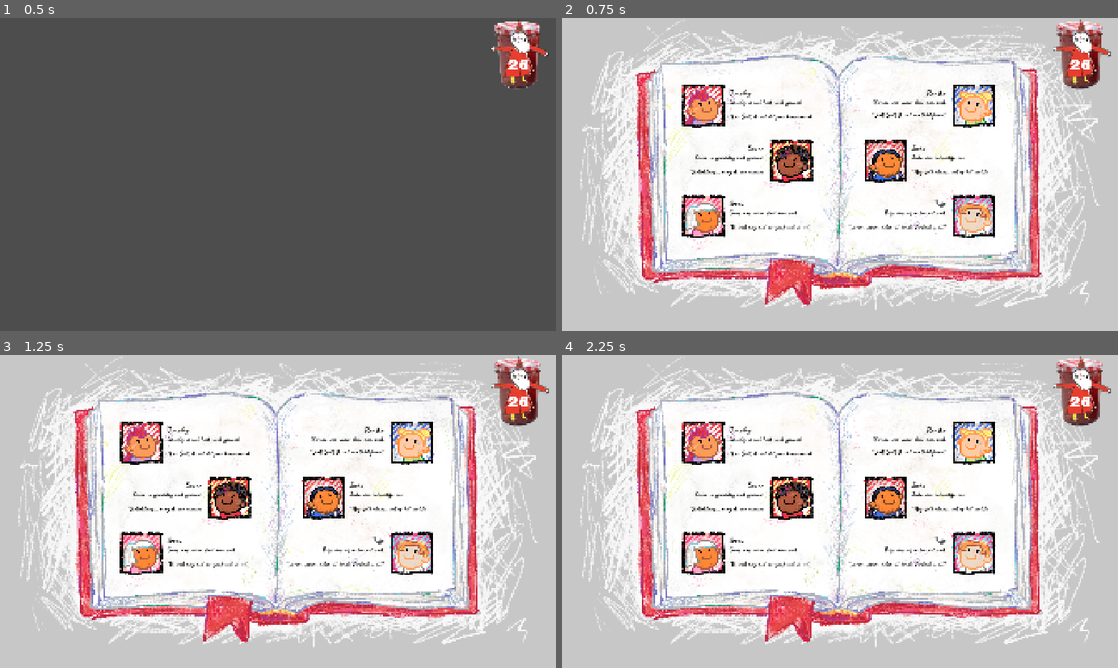
Above: before the commit, frames 1-4 (two rows, left to right).
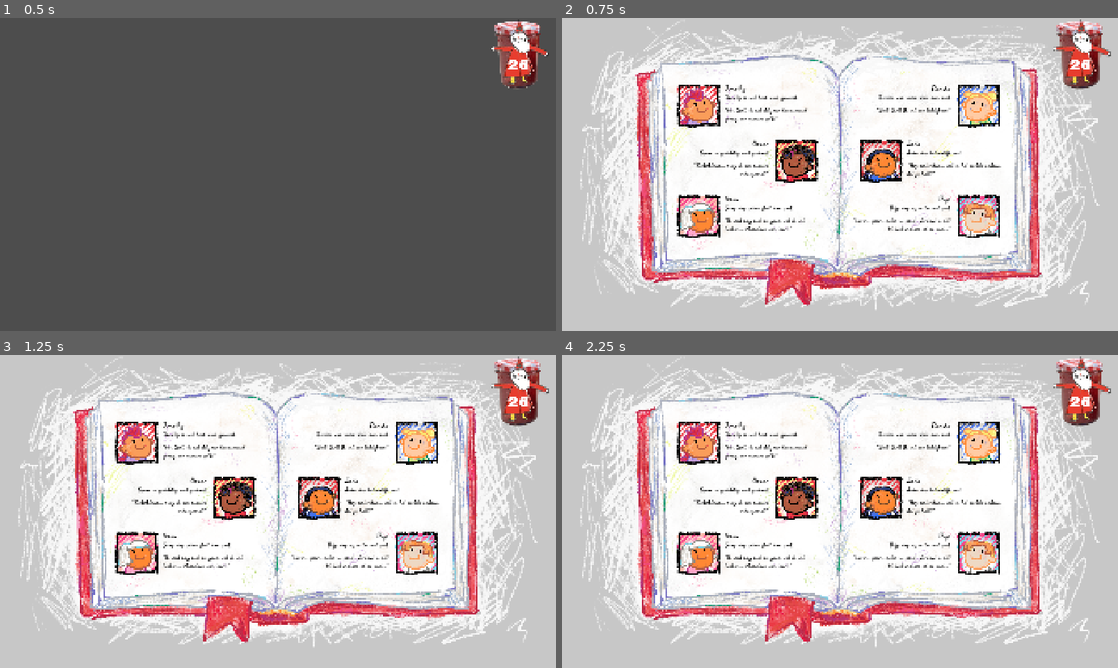
Above: after the commit, the same moments.

Repository: shikariix/sintjam2026
Game: Godot game, scene res://assets/scenes/game.tscn
Same seed, same stepped clock (60 frames per second), same inputs: the game is played once before the commit and once after it.
Inputs (mouse positions are in pixels of both pictures, inside the frame that each line leads up to):
- Up to frame 1 (0.5 s): no input
- Up to frame 2 (0.75 s): click (1079, 55) at 0.5 s
- Up to frame 3 (1.25 s): no input
- Up to frame 4 (2.25 s): click (1079, 392) at 1.25 s; click (1079, 392) at 2 s

Frame 1 is identical in both runs. In frame 2, 8.0% of the frame differs, in the area x 20-79%, y 21-71%; in frame 3, 8.1%; in frame 4, 8.1%.

Commit message:
Add boek knop visuals and gift bar visuals 📕📖

Diff:
--- a/assets/art/themes/theme_main.tres
+++ b/assets/art/themes/theme_main.tres
@@ -2,6 +2,7 @@
 
 [ext_resource type="FontFile" uid="uid://bom0sent7w4j" path="res://assets/art/fonts/Chalkiez-Regular.otf" id="1_e5l3s"]
 [ext_resource type="Texture2D" uid="uid://co23gg06c1060" path="res://assets/art/textures/s03_dorp/T_UI_Dorp_Bubble_full_scaled.png" id="1_w8sl6"]
+[ext_resource type="Texture2D" uid="uid://biafjbr82iv30" path="res://assets/art/textures/s03_dorp/T_UI_PakjesBalk_scaled.png" id="2_rittm"]
 
 [sub_resource type="StyleBoxTexture" id="StyleBoxTexture_u8b64"]
 texture = ExtResource("1_w8sl6")
@@ -11,7 +12,17 @@
 texture_margin_bottom = 22.0
 draw_center = false
 
+[sub_resource type="StyleBoxTexture" id="StyleBoxTexture_wc8mc"]
+texture = ExtResource("2_rittm")
+texture_margin_left = 30.0
+texture_margin_top = 30.0
+texture_margin_right = 50.0
+texture_margin_bottom = 30.0
+
 [resource]
 default_font = ExtResource("1_e5l3s")
 default_font_size = 32
-PanelContainer/styles/panel = SubResource("StyleBoxTexture_u8b64")
+PanelContainer_SmallSquare/base_type = &"PanelContainer"
+PanelContainer_SmallSquare/styles/panel = SubResource("StyleBoxTexture_u8b64")
+PanelContainer_Wide/base_type = &"PanelContainer"
+PanelContainer_Wide/styles/panel = SubResource("StyleBoxTexture_wc8mc")
--- a/assets/scenes/joscenes/joscene_main.tscn
+++ b/assets/scenes/joscenes/joscene_main.tscn
@@ -4,7 +4,9 @@
 [ext_resource type="PackedScene" uid="uid://dltnym1xr6reo" path="res://assets/scenes/ui/ui_boek.tscn" id="2_ax352"]
 [ext_resource type="PackedScene" uid="uid://d2kolqb0wws4w" path="res://assets/scenes/visuals/visuals_scene_03.tscn" id="2_oribv"]
 [ext_resource type="PackedScene" uid="uid://b21c8c4botns7" path="res://assets/scenes/ui/ui_dorp_droptarget.tscn" id="4_xof8p"]
+[ext_resource type="PackedScene" uid="uid://cwsavokrvlhb3" path="res://assets/scenes/ui/ui_giftbar.tscn" id="5_gaav8"]
 [ext_resource type="Texture2D" uid="uid://bdetdvgyth3mm" path="res://SP_Icon_Temporary.png" id="5_u8b64"]
+[ext_resource type="PackedScene" uid="uid://cr23nrfjehok7" path="res://assets/scenes/ui/ui_boek_openclosebutton.tscn" id="7_gaav8"]
 
 [sub_resource type="StyleBoxFlat" id="StyleBoxFlat_xbecr"]
 bg_color = Color(1, 1, 1, 1)
@@ -58,7 +60,11 @@
 [node name="TextureRect_DroppedObject" parent="CanvasLayer/dorp ui test/ui_dorp_droptarget3/PanelContainer/HBoxContainer" parent_id_path=PackedInt32Array(270205506, 1223498436) index="1" unique_id=126989093]
 texture = ExtResource("5_u8b64")
 
+[node name="GiftBar" parent="CanvasLayer" unique_id=926712671 instance=ExtResource("5_gaav8")]
+
 [node name="ui_boek" parent="CanvasLayer" unique_id=1467709420 instance=ExtResource("2_ax352")]
 visible = false
 
+[node name="BookButton" parent="CanvasLayer" unique_id=993157952 instance=ExtResource("7_gaav8")]
+
 [editable path="CanvasLayer/dorp ui test/ui_dorp_droptarget3"]
--- a/assets/scenes/ui/ui_boek.tscn
+++ b/assets/scenes/ui/ui_boek.tscn
@@ -6,7 +6,7 @@
 [ext_resource type="Texture2D" uid="uid://dt1ls7qy2pt5o" path="res://assets/art/textures/ui_boek/T_UI_Boek_BG_2_shadow.png" id="4_5wr60"]
 [ext_resource type="Texture2D" uid="uid://5umw8blcbdvo" path="res://assets/art/textures/ui_boek/T_UI_Boek_BG_3_line.png" id="5_qad2u"]
 [ext_resource type="Texture2D" uid="uid://dkyki8rd4g4d0" path="res://assets/art/textures/ui_boek/T_UI_Boek_BG_4_lineextra.png" id="6_pjpjv"]
-[ext_resource type="PackedScene" uid="uid://d3l0lm3mqpc32" path="res://assets/scenes/ui/ui_book_kidcontainer.tscn" id="7_w8sas"]
+[ext_resource type="PackedScene" uid="uid://d3l0lm3mqpc32" path="res://assets/scenes/ui/ui_boek_kidcontainer.tscn" id="7_w8sas"]
 [ext_resource type="Resource" uid="uid://dmjs01ttai4nv" path="res://assets/resources/kids/r_kid_oscar.tres" id="8_cx615"]
 [ext_resource type="Resource" uid="uid://jt6vw10bn752" path="res://assets/resources/kids/r_kid_suus.tres" id="9_gqaff"]
 [ext_resource type="Resource" uid="uid://cxfg8860wbk0o" path="res://assets/resources/kids/r_kid_renske.tres" id="10_17a3a"]
--- a/assets/scenes/ui/ui_book_kidcontainer.tscn
+++ b/assets/scenes/ui/ui_boek_kidcontainer.tscn
@@ -12,7 +12,7 @@
 [ext_resource type="Texture2D" uid="uid://dflnk2m5y35c1" path="res://assets/art/textures/ui_boek/T_UI_Boek_Portrait_Outline.png" id="5_hw3jf"]
 [ext_resource type="PackedScene" uid="uid://bwrdi1bucgpdf" path="res://assets/scenes/visuals/visuals_kid.tscn" id="5_yibe6"]
 
-[node name="KidContainer" type="PanelContainer" unique_id=698149976 node_paths=PackedStringArray("text_container", "kid_name", "kid_sweetness", "kid_request", "kid_image_left", "kid_image_right", "kid_base_visuals", "kid_hair_visuals")]
+[node name="Boek_KidContainer" type="PanelContainer" unique_id=698149976 node_paths=PackedStringArray("text_container", "kid_name", "kid_sweetness", "kid_request", "kid_image_left", "kid_image_right", "kid_base_visuals", "kid_hair_visuals")]
 self_modulate = Color(1, 1, 1, 0)
 custom_minimum_size = Vector2(700, 250)
 custom_maximum_size = Vector2(700, 250)
--- /dev/null
+++ b/assets/scenes/ui/ui_boek_openclosebutton.tscn
@@ -0,0 +1,46 @@
+[gd_scene format=3 uid="uid://cr23nrfjehok7"]
+
+[ext_resource type="Texture2D" uid="uid://bhme8ba1rv3u3" path="res://assets/art/textures/ui_boekknop/T_UI_BoekKnop_BG.png" id="1_wipsx"]
+[ext_resource type="Texture2D" uid="uid://dw17beeor1ntd" path="res://assets/art/textures/ui_boekknop/T_UI_BoekKnop_Boek.png" id="2_kknar"]
+[ext_resource type="Texture2D" uid="uid://cjklymso3rnj4" path="res://assets/art/textures/ui_boekknop/T_UI_BoekKnop_Kruisje.png" id="3_dt287"]
+
+[node name="boek_openclosebutton" type="Control" unique_id=993157952]
+custom_minimum_size = Vector2(367, 367)
+custom_maximum_size = Vector2(367, 367)
+layout_mode = 3
+anchors_preset = 1
+anchor_left = 1.0
+anchor_right = 1.0
+offset_left = -289.0
+offset_top = 14.0
+offset_right = 78.0
+offset_bottom = 381.0
+grow_horizontal = 0
+scale = Vector2(0.75, 0.75)
+
+[node name="BG" type="TextureRect" parent="." unique_id=719574534]
+layout_mode = 0
+offset_right = 40.0
+offset_bottom = 40.0
+texture = ExtResource("1_wipsx")
+
+[node name="Boek" type="TextureButton" parent="." unique_id=2023519329]
+layout_mode = 0
+offset_right = 40.0
+offset_bottom = 40.0
+texture_normal = ExtResource("2_kknar")
+texture_pressed = ExtResource("2_kknar")
+texture_hover = ExtResource("2_kknar")
+texture_disabled = ExtResource("2_kknar")
+texture_focused = ExtResource("2_kknar")
+
+[node name="Kruisje" type="TextureButton" parent="." unique_id=1376618358]
+visible = false
+layout_mode = 0
+offset_right = 40.0
+offset_bottom = 40.0
+texture_normal = ExtResource("3_dt287")
+texture_pressed = ExtResource("3_dt287")
+texture_hover = ExtResource("3_dt287")
+texture_disabled = ExtResource("3_dt287")
+texture_focused = ExtResource("3_dt287")
--- a/assets/scenes/ui/ui_dorp_droptarget.tscn
+++ b/assets/scenes/ui/ui_dorp_droptarget.tscn
@@ -30,6 +30,7 @@
 offset_bottom = -26.0
 grow_horizontal = 2
 grow_vertical = 2
+theme_type_variation = &"PanelContainer_SmallSquare"
 
 [node name="HBoxContainer" type="HBoxContainer" parent="PanelContainer" unique_id=1223498436]
 layout_mode = 2
--- /dev/null
+++ b/assets/scenes/ui/ui_giftbar.tscn
@@ -0,0 +1,22 @@
+[gd_scene format=3 uid="uid://cwsavokrvlhb3"]
+
+[node name="GiftBar" type="PanelContainer" unique_id=926712671]
+anchors_preset = 1
+anchor_left = 1.0
+anchor_right = 1.0
+offset_left = -284.0
+offset_top = 40.0
+offset_right = -204.0
+offset_bottom = 250.0
+grow_horizontal = 0
+pivot_offset_ratio = Vector2(1, 0.5)
+size_flags_horizontal = 8
+theme_type_variation = &"PanelContainer_Wide"
+
+[node name="HBoxContainer" type="HBoxContainer" parent="." unique_id=1727688235]
+custom_minimum_size = Vector2(0, 150)
+custom_maximum_size = Vector2(-1, 150)
+layout_mode = 2
+size_flags_horizontal = 8
+size_flags_vertical = 4
+alignment = 2
Binary file added: assets/art/textures/s03_dorp/T_UI_PakjesBalk.png
Not shown, added: assets/art/textures/s03_dorp/T_UI_PakjesBalk.png.import
Binary file added: assets/art/textures/s03_dorp/T_UI_PakjesBalk_scaled.png
Not shown, added: assets/art/textures/s03_dorp/T_UI_PakjesBalk_scaled.png.import
Binary file added: assets/art/textures/ui_boekknop/T_UI_BoekKnop_BG.png
Not shown, added: assets/art/textures/ui_boekknop/T_UI_BoekKnop_BG.png.import
Binary file added: assets/art/textures/ui_boekknop/T_UI_BoekKnop_Boek.png
Not shown, added: assets/art/textures/ui_boekknop/T_UI_BoekKnop_Boek.png.import
Binary file added: assets/art/textures/ui_boekknop/T_UI_BoekKnop_Kruisje.png
Not shown, added: assets/art/textures/ui_boekknop/T_UI_BoekKnop_Kruisje.png.import
